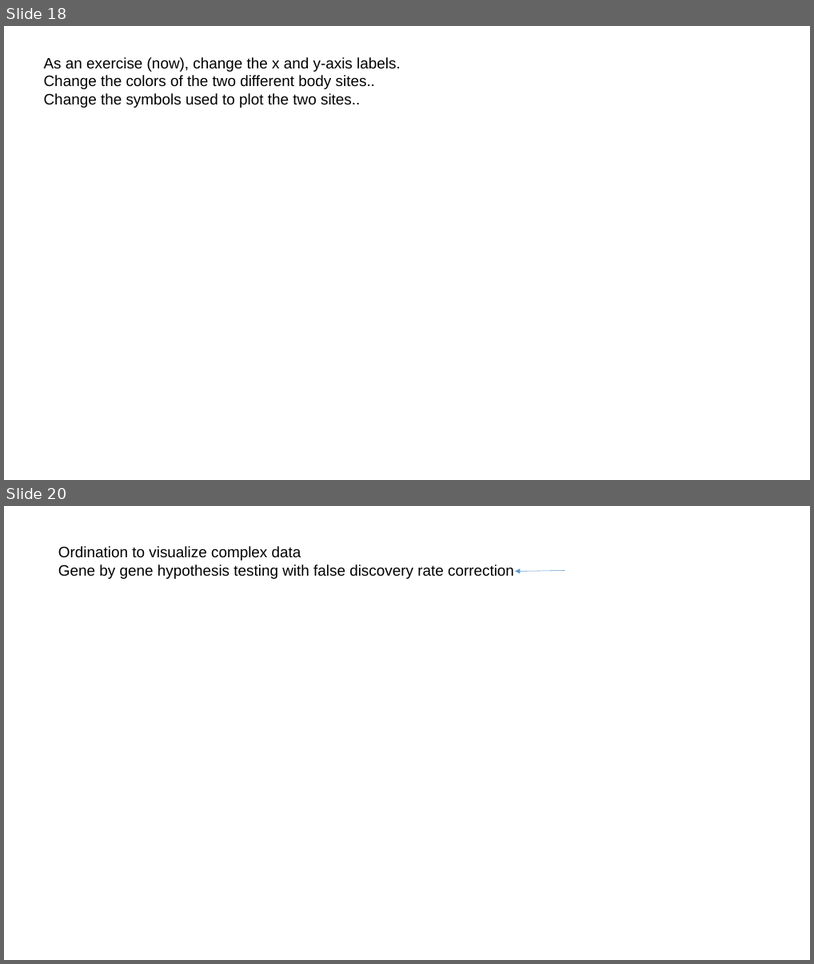
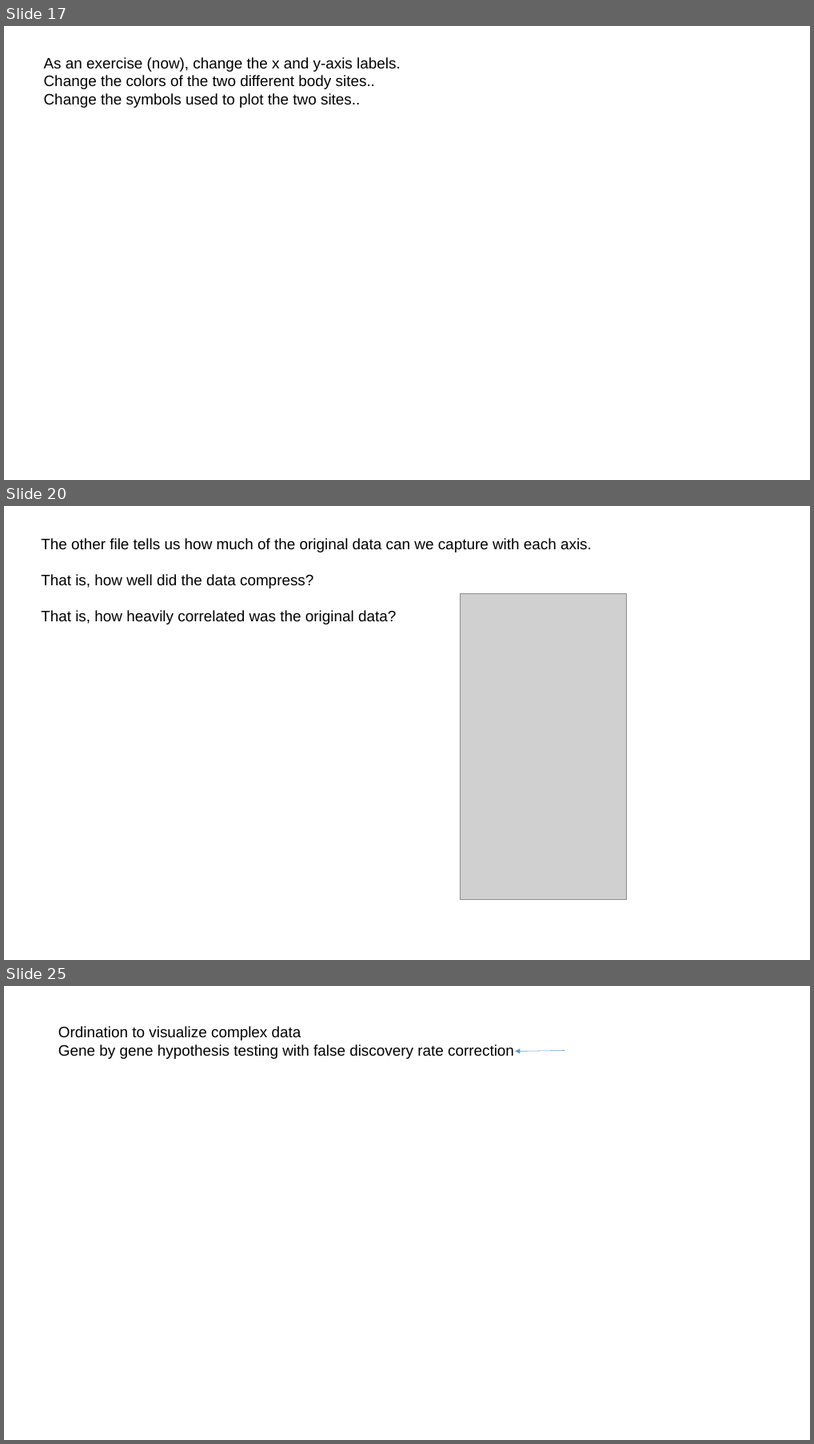
Before and after one commit to afodor/afodor.github.io, a slide deck: classes/ChapelHill2016/ChapelHillWorkshop_Fodor.pptx. Shown one above the other, each under a label of ours: slides 18 and 20 before the commit, slides 17, 20 and 25 after it; the slides between them are not shown. The pictures are 814x964 and 814x1444 pixels, drawn with LibreOffice and Linux fonts; fonts in the diff are those of the drawing; grey boxes stand for pictures. Boxes give left, top, right and bottom in pixels: in the first picture for what was removed or moved away, otherwise in the second. Text is boxed around its words. In the diff, an @@ line names an element or a change of style, - is before the commit and + after.

```diff
--- a/classes/ChapelHill2016/ChapelHillWorkshop_Fodor.pptx
+++ b/classes/ChapelHill2016/ChapelHillWorkshop_Fodor.pptx
@@ slide 20 added at (x1=4, y1=506, x2=810, y2=960), background #FFFFFF @@
@@ text added at (x1=41, y1=538, x2=592, y2=624), 18 pt, text #000000 @@
+The other file tells us how much of the original data can we capture with each axis.
+That is, how well did the data compress?
+That is, how heavily correlated was the original data?
@@ picture added at (x1=460, y1=594, x2=626, y2=900) @@
@@ what was slide 18 is now slide 17 @@
@@ what was slide 20 is now slide 25 @@
```
Also in this commit, not shown: 3 slides changed, 4 other slides added.
